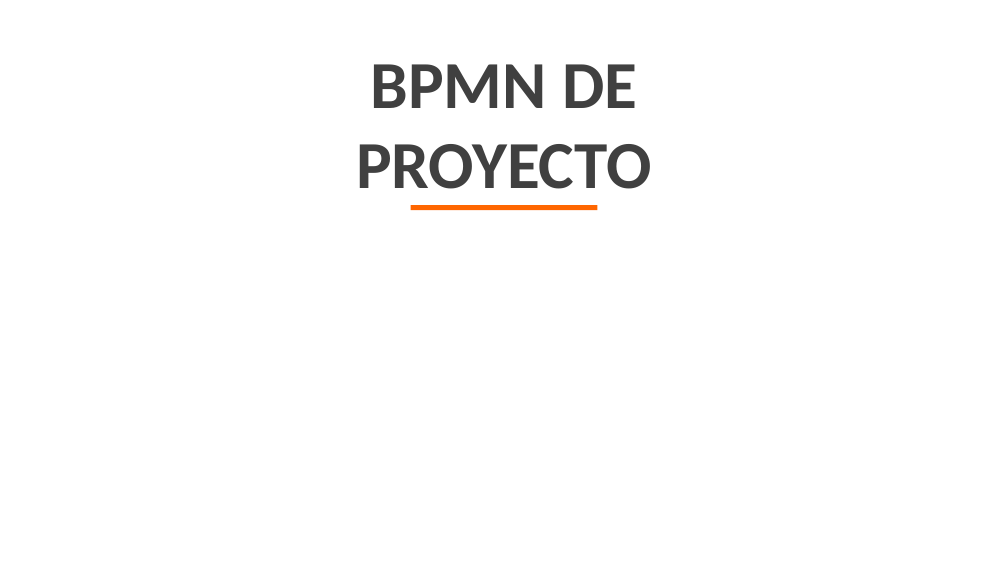
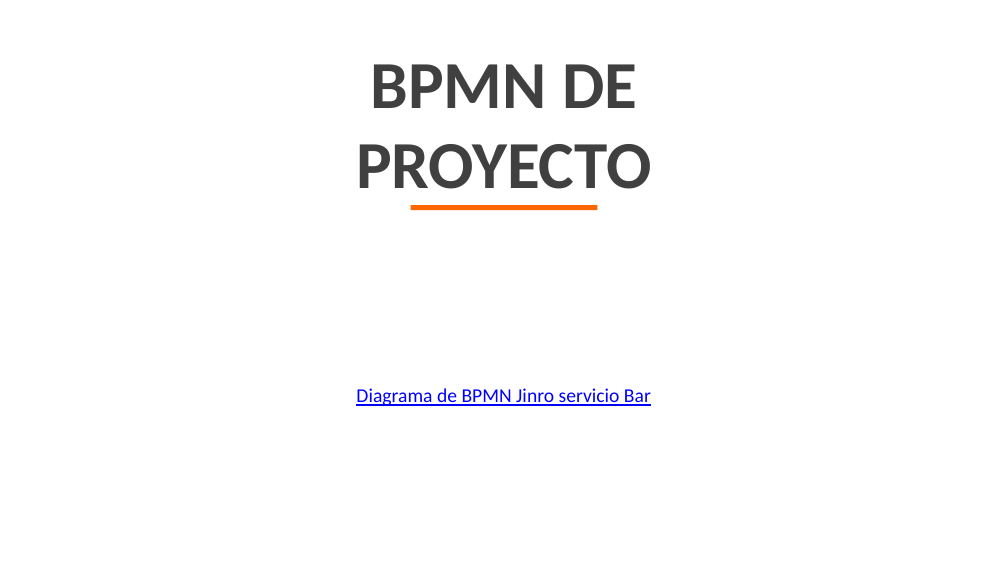
Before and after one commit to TatanDesign/Jinro-online-Shopping, a slide deck: slide 20 of Tercer Trimestre/JINRO ONLINE SHOPING.pptx. Drawn at 1008x567 pixels with LibreOffice and Linux fonts; fonts in the diff are those of the drawing; background and template pictures are left out. Boxes give left, top, right and bottom in pixels: in the first picture for what was removed or moved away, otherwise in the second. Text is boxed around its words. In the diff, an @@ line names an element or a change of style, - is before the commit and + after.

```diff
--- a/Tercer Trimestre/JINRO ONLINE SHOPING.pptx
+++ b/Tercer Trimestre/JINRO ONLINE SHOPING.pptx
@@ text added at box(356, 388, 651, 406), 14 pt, text #0000FF, underline @@
+Diagrama de BPMN Jinro servicio Bar
```
Also in this commit, not shown: 7 other slides changed, 5 slides added, 40 other files.
